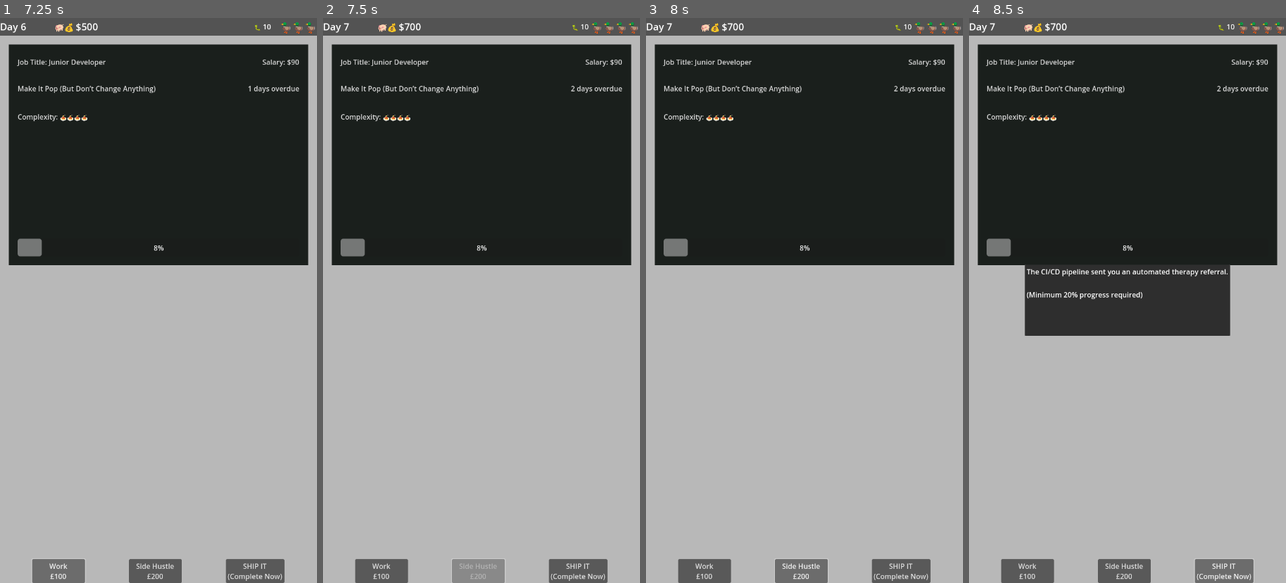
Above: before the commit, frames 1-4 (left to right).
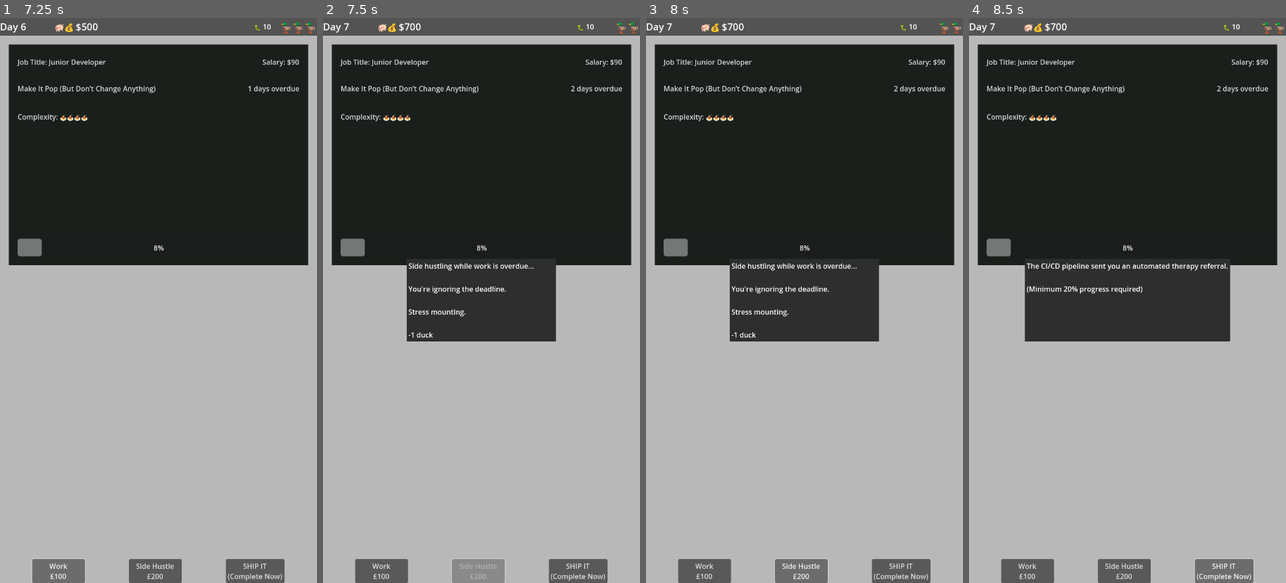
Above: after the commit, the same moments.

Repository: lmchoi/alt-f-this
Game: Godot game, scene res://scenes/game_ui.tscn
Two runs of this game, one before a commit and one after it. Both use one fixed random seed, a clock stepped at 60 frames per second and the inputs below.
Inputs:
- Up to frame 1 (7.25 s): click "Side Hustle £200" at 0.5 s; click "Work £100" at 1.25 s; click "SHIP IT (Complete Now)" at 2 s; click "Duck It!" at 2.75 s; click "Work £100" at 3.5 s; click "Side Hustle £200" at 4.25 s; click "Beg for Mercy" at 5 s; click "SHIP IT (Complete Now)" at 5.75 s; click "Work £100" at 6.5 s
- Up to frame 2 (7.5 s): click "Side Hustle £200" at 7.25 s
- Up to frame 3 (8 s): no input
- Up to frame 4 (8.5 s): click "SHIP IT (Complete Now)" at 8 s

Frame 1 is identical in both runs. In frame 2, 6.4% of the frame differs, in the area x 26-99%, y 0-58%; in frame 3, 6.4%; in frame 4, 1.8%.

Commit message:
Minus duck if overldue

Diff:
--- a/autoloads/game_manager.gd
+++ b/autoloads/game_manager.gd
@@ -117,12 +117,17 @@
 func hustle():
 	print('hustle')
 
-	# Gain 1 duck (side hustle gives autonomy/relief)
-	ducks += 1
-
 	# Side hustle pays immediately (freelance work, not company payroll)
-	# TODO: Balance this amount for proper game economy
 	money += 200
+
+	# Check if task is overdue
+	if day > current_task.due_day:
+		# Guilt/stress from ignoring work - costs a duck instead of gaining
+		ducks -= 1  # Net -1 (normally would gain +1)
+		event_occurred.emit({"text": "Side hustling while work is overdue...\n\nYou're ignoring the deadline.\n\nStress mounting.\n\n-1 duck", "money": 0, "ducks": 0})
+	else:
+		# Normal duck gain when not overdue
+		ducks += 1
 
 	# do this at the end
 	# emit outcome
